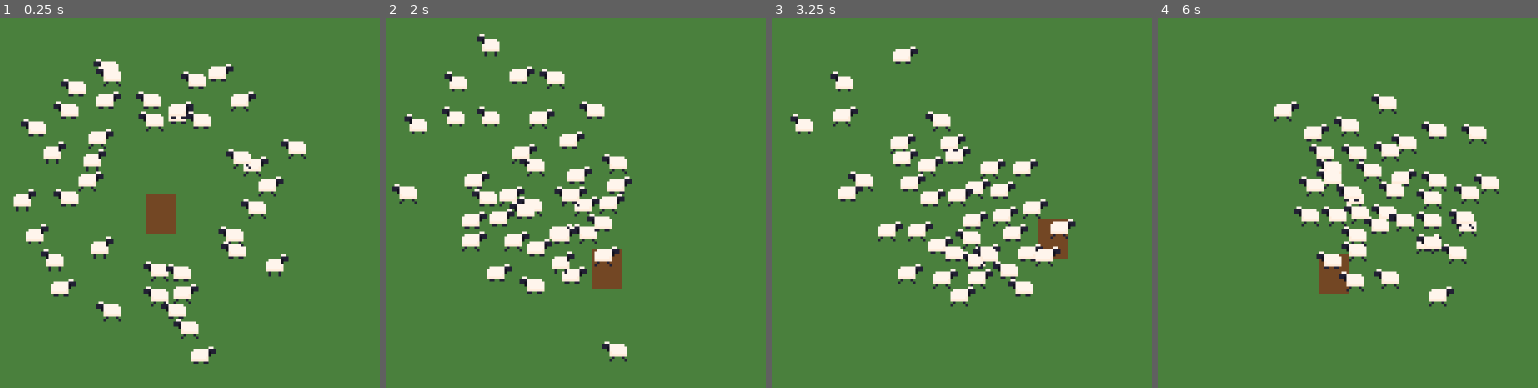
Above: before the commit, frames 1-4 (left to right).
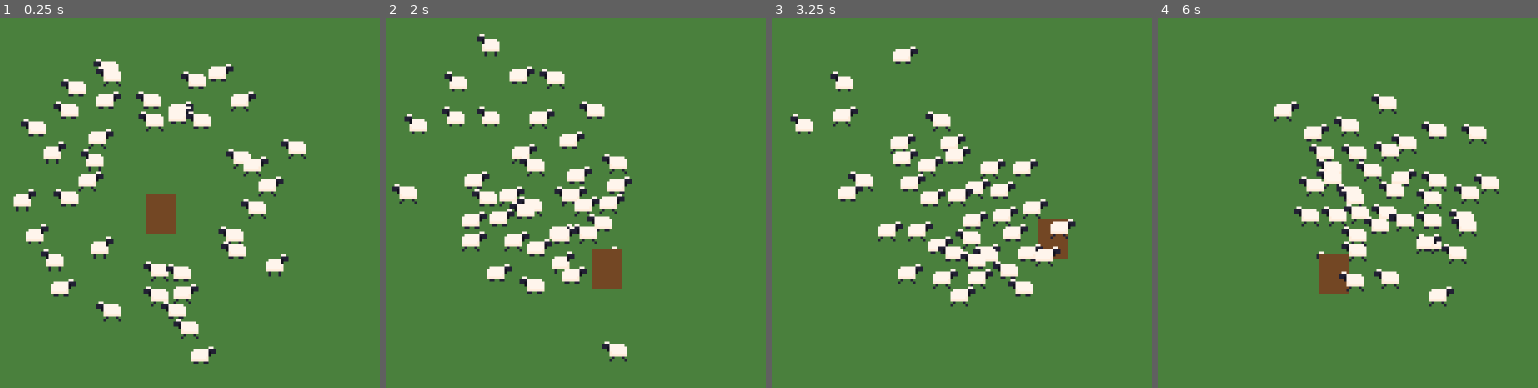
Above: after the commit, the same moments.

Repository: jaimegomesparente/wooly-caravan
Game: Godot game, scene res://scenes/main/main.tscn
Two runs of this game, one before a commit and one after it. Both use one fixed random seed, a clock stepped at 60 frames per second and the inputs below.
Inputs:
- Up to frame 1 (0.25 s): no input
- Up to frame 2 (2 s): hold Right (move_right) 0.53-1.28 s; hold Down (move_down) from 1.28 s (still down)
- Up to frame 3 (3.25 s): release Down (move_down) at 2.03 s; hold Right (move_right) 2.03-2.78 s; hold Up (move_up) from 2.78 s (still down)
- Up to frame 4 (6 s): release Up (move_up) at 3.53 s; hold Left (move_left) 3.53-5.03 s; hold Down (move_down) 5.03-5.78 s; hold Right (move_right) from 5.78 s (still down)

The runs differ from the first frame. In frame 1, 0.2% of the frame differs, in the area x 21-67%, y 23-78%; in frame 2, 0.3%; in frame 3, less than 0.1%; in frame 4, 0.3%, in the area x 42-84%, y 38-68%.

Commit message:
feat(main): y-sort and random initial facing

Diff:
--- a/entities/sheep/sheep.gd
+++ b/entities/sheep/sheep.gd
@@ -34,6 +34,7 @@
 	_speed_factor = 1.0 + randf_range(-config.speed_variation, config.speed_variation)
 	_shepherd_gap = config.shepherd_gap * (1.0 + randf_range(-config.speed_variation, config.speed_variation))
 	_heading = randf() * TAU
+	_set_facing_left(cos(_heading) < 0.0)
 	_think_timer = randf_range(0.0, config.think_interval_max)
 
 
@@ -104,7 +105,8 @@
 		var distance := global_position.distance_to(_guide_target())
 		var start_margin := config.shepherd_start_margin if _guide == _shepherd else config.follow_start_margin
 		# Imitation: sometimes set off as soon as the sheep ahead walks away, not only once it is far.
-		var guide_leaving := _guide != _shepherd and _speed_of(_guide) >= GUIDE_STOPPED_SPEED 				and distance > _gap() and randf() < config.imitation_chance
+		var guide_leaving := _guide != _shepherd and _speed_of(_guide) >= GUIDE_STOPPED_SPEED \
+				and distance > _gap() and randf() < config.imitation_chance
 		if distance > _gap() + config.trot_margin:
 			_gait = Gait.TROT
 		elif guide_leaving or distance > _gap() + start_margin:
--- a/scenes/main/main.tscn
+++ b/scenes/main/main.tscn
@@ -5,11 +5,13 @@
 [ext_resource type="PackedScene" uid="uid://bhgnnmv46ep3n" path="res://entities/sheep/sheep.tscn" id="3_sheep"]
 
 [node name="Main" type="Node2D" unique_id=536968002]
+y_sort_enabled = true
 script = ExtResource("1_script")
 sheep_scene = ExtResource("3_sheep")
 sheep_count = 40
 
 [node name="Background" type="ColorRect" parent="." unique_id=1590427545]
+z_index = -1
 offset_right = 320.0
 offset_bottom = 180.0
 color = Color(0.29, 0.5, 0.24, 1)
